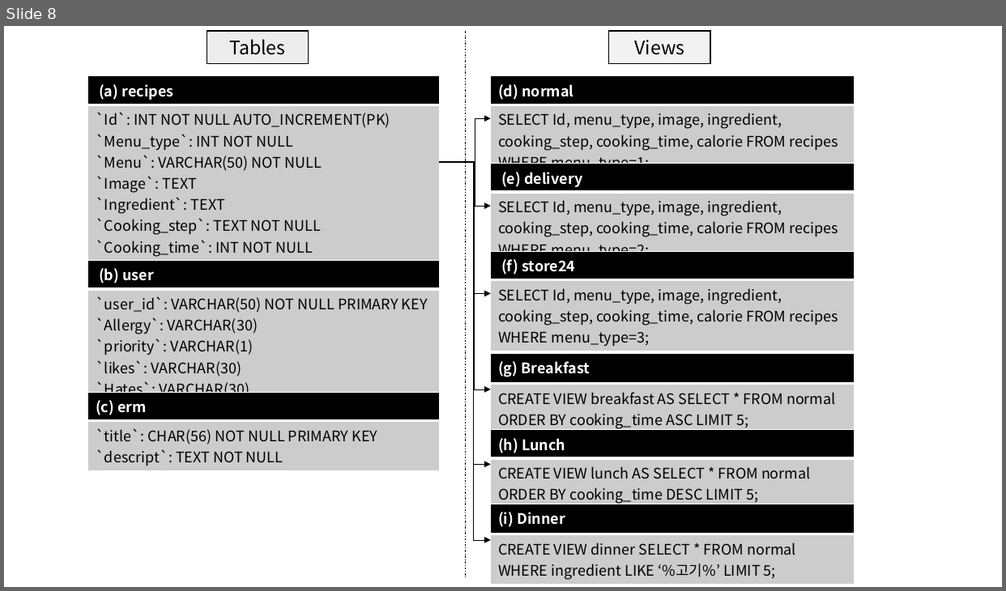
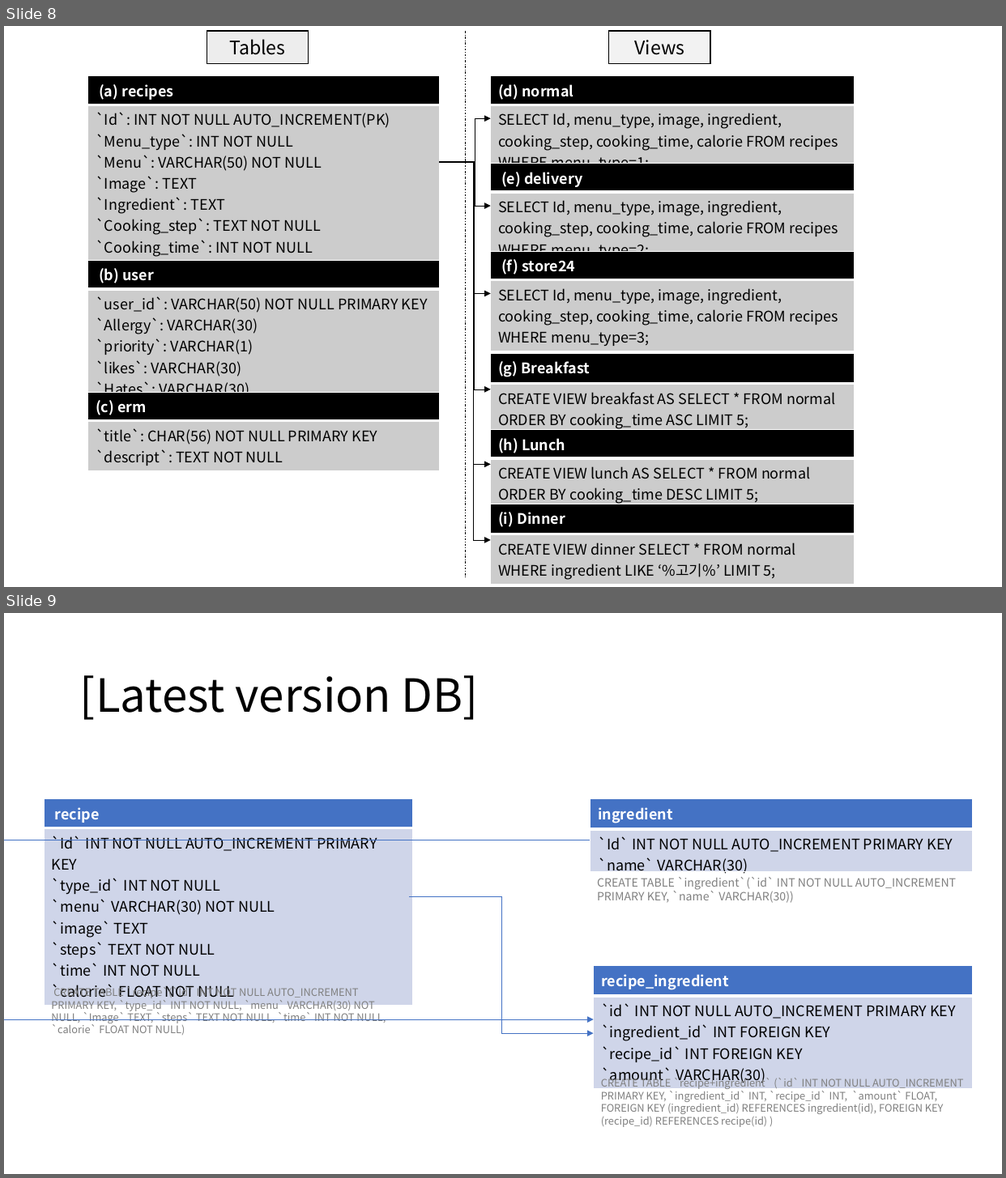
Before and after one commit to csy9608/capstone_chatbot, a slide deck: 설계도.pptx. Shown one above the other, each under a label of ours: slide 8 before the commit, slides 8 and 9 after it. The pictures are 1006x591 and 1006x1178 pixels, drawn with LibreOffice and Linux fonts; fonts in the diff are those of the drawing. Boxes give left, top, right and bottom in pixels: in the first picture for what was removed or moved away, otherwise in the second. Text is boxed around its words. In the diff, an @@ line names an element or a change of style, - is before the commit and + after.

```diff
--- a/설계도.pptx
+++ b/설계도.pptx
@@ slide 9 added at <box>4,613,1002,1174</box>, background #FFFFFF @@
@@ title added at <box>80,675,479,720</box>, 44 pt, text #000000 @@
+[Latest version DB]
@@ table added at <box>44,799,413,1005</box>, 2 rows, 1 columns @@
+recipe
+`Id` INT NOT NULL AUTO_INCREMENT PRIMARY KEY / `type_id` INT NOT NULL / `menu` VARCHAR(30) NOT NULL / `image` TEXT / `steps` TEXT NOT NULL / `time` INT NOT NULL / `calorie` FLOAT NOT NULL
@@ table added at <box>591,799,973,879</box>, 2 rows, 1 columns @@
+ingredient
+`Id` INT NOT NULL AUTO_INCREMENT PRIMARY KEY / `name` VARCHAR(30)
@@ elbow arrow added from (594, 835) to (594, 1020), #4472C4 0.5 pt @@
@@ text added at <box>597,877,956,903</box>, 11 pt, text #808080 @@
+CREATE TABLE `ingredient`(`id` INT NOT NULL AUTO_INCREMENT PRIMARY KEY, `name` VARCHAR(30))
@@ elbow arrow added from (409, 897) to (594, 1033), #4472C4 0.5 pt @@
@@ table added at <box>594,966,973,1088</box>, 2 rows, 1 columns @@
+recipe_ingredient
+`id` INT NOT NULL AUTO_INCREMENT PRIMARY KEY / `ingredient_id` INT FOREIGN KEY / `recipe_id` INT FOREIGN KEY / `amount` VARCHAR(30)
@@ text added at <box>51,986,386,1035</box>, 10 pt, text #808080 @@
+CREATE TABLE `recipe`(`Id` INT NOT NULL AUTO_INCREMENT PRIMARY KEY, `type_id` INT NOT NULL, `menu` VARCHAR(30) NOT NULL, `Image` TEXT, `steps` TEXT NOT NULL, `time` INT NOT NULL, `calorie` FLOAT NOT NULL)
@@ text added at <box>601,1076,963,1127</box>, 10 pt, text #808080 @@
+CREATE TABLE `recipe+ingredient` (`id` INT NOT NULL AUTO_INCREMENT PRIMARY KEY, `ingredient_id` INT, `recipe_id` INT, `amount` FLOAT, FOREIGN KEY (ingredient_id) REFERENCES ingredient(id), FOREIGN KEY (recipe_id) REFERENCES recipe(id) )
```
Also in this commit, not shown: 2 other files.
